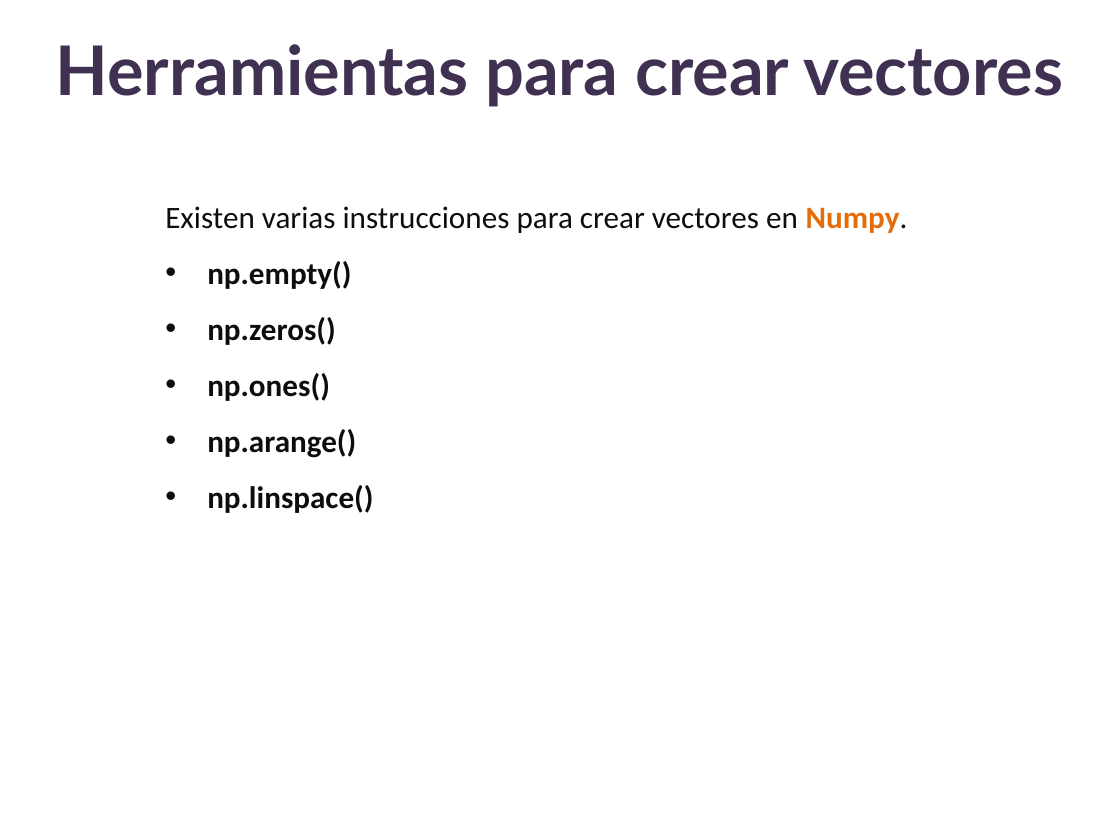
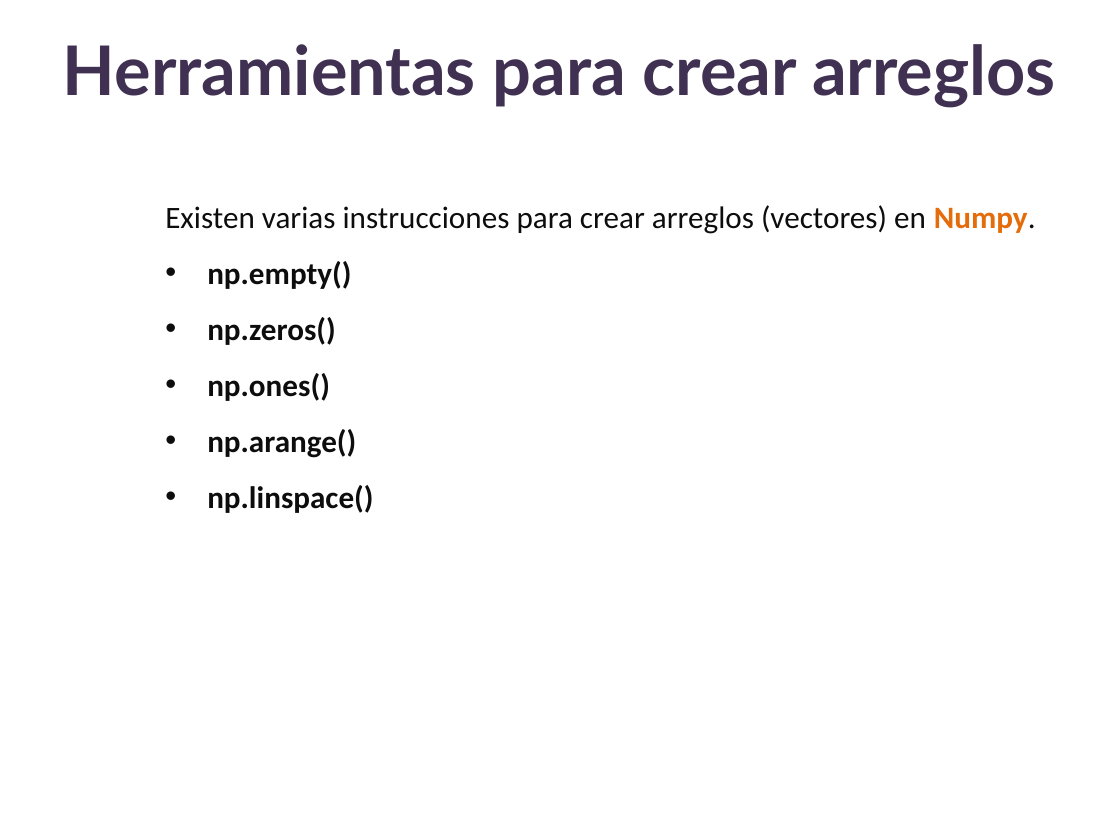
Before and after one commit to lizetheP/PensamientoC, a slide deck: slide 6 of CalendarioAgo2026/presentaciones/9_Arreglos.pptx. Drawn at 1120x840 pixels with LibreOffice and Linux fonts; fonts in the diff are those of the drawing. Boxes give left, top, right and bottom in pixels: in the first picture for what was removed or moved away, otherwise in the second. Text is boxed around its words. In the diff, an @@ line names an element or a change of style, - is before the commit and + after.

```diff
--- a/CalendarioAgo2026/presentaciones/9_Arreglos.pptx
+++ b/CalendarioAgo2026/presentaciones/9_Arreglos.pptx
@@ title at [63, 44, 1056, 108]: text changed @@
-Herramientas para crear vectores
+Herramientas para crear arreglos
@@ text at [165, 205, 1036, 234]: text changed @@
-Existen varias instrucciones para crear vectores en Numpy.
+Existen varias instrucciones para crear arreglos (vectores) en Numpy.
```
Also in this commit, not shown: 4 other slides changed, 1 slide removed, 15 other files.
